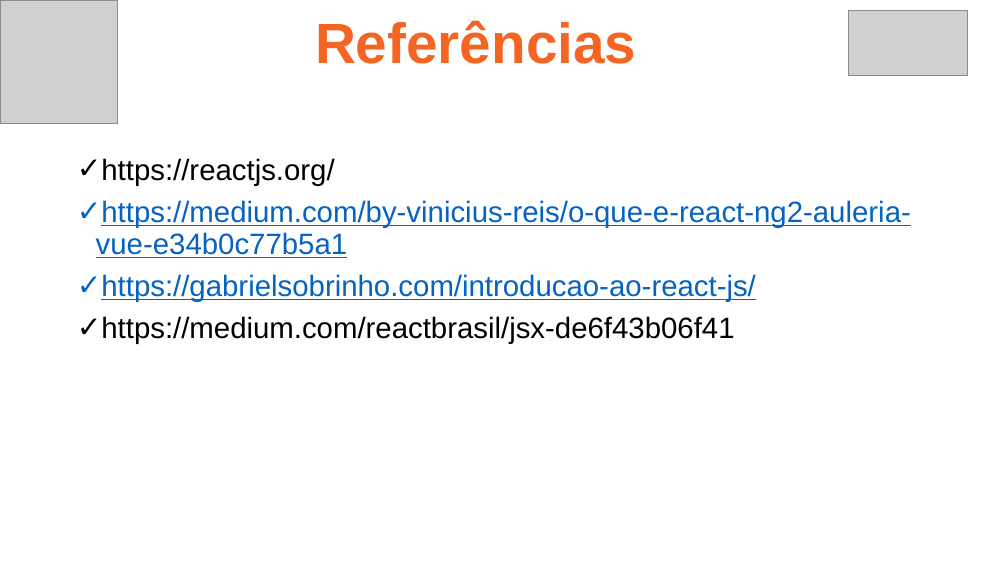
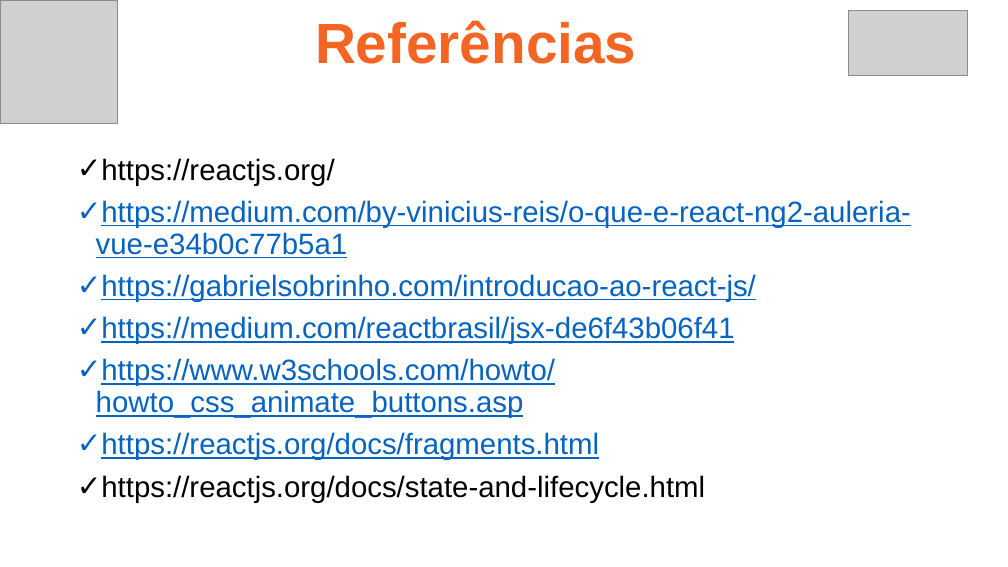
Before and after one commit to ruan4f/Treinamento_Node_React, a slide deck: slide 21 of material/ReactAula1.pptx (slide 16 before the commit). Drawn at 1008x567 pixels with LibreOffice and Linux fonts; fonts in the diff are those of the drawing; grey boxes stand for pictures. Boxes give left, top, right and bottom in pixels: in the first picture for what was removed or moved away, otherwise in the second. Text is boxed around its words. In the diff, an @@ line names an element or a change of style, - is before the commit and + after.

```diff
--- a/material/ReactAula1.pptx
+++ b/material/ReactAula1.pptx
@@ text at [101, 316, 734, 344]: text colour #000000 to #0563C1, underline on in "https://medium.com/reactbrasil/jsx-de6f43b06f41" @@
@@ text at [96, 358, 705, 503]: paragraphs added @@
+✓ https://www.w3schools.com/howto/howto_css_animate_buttons.asp
+✓ https://reactjs.org/docs/fragments.html
+✓ https://reactjs.org/docs/state-and-lifecycle.html
```
Also in this commit, not shown: 2 other slides changed, 5 slides added, 14 other files.
